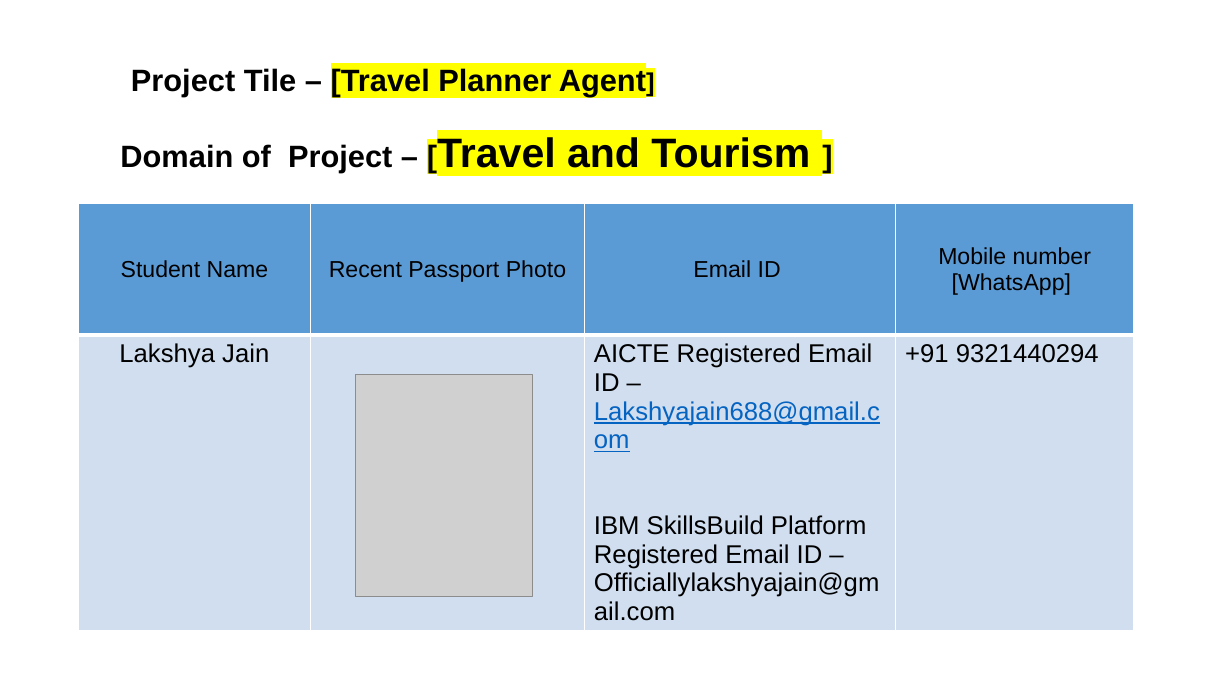
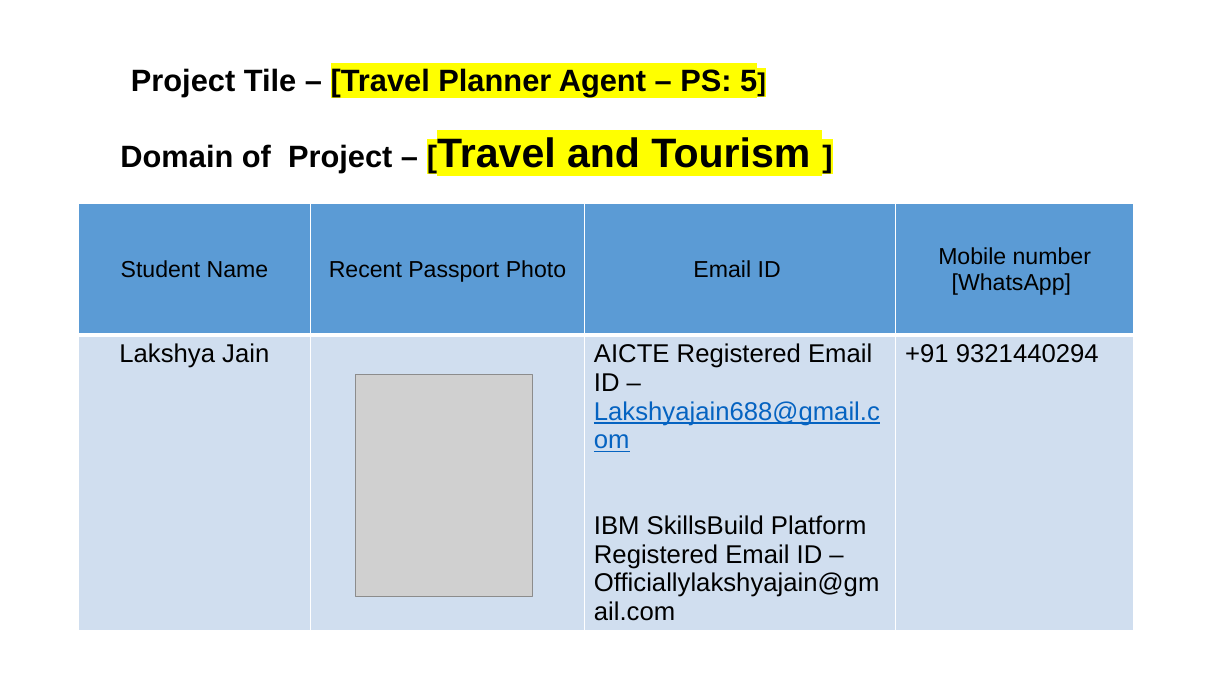
Before and after one commit to LakshyaJain779/IBM_SkillBuild_AICTE_Edunet_Foundation, a slide deck: slide 2 of AICTE_IBM_BOB_Project_TravelPlannerAgent_PS-5_Edunet_Foundation.pptx. Drawn at 1232x693 pixels with LibreOffice and Linux fonts; fonts in the diff are those of the drawing; grey boxes stand for pictures. Boxes give left, top, right and bottom in pixels: in the first picture for what was removed or moved away, otherwise in the second. Text is boxed around its words. In the diff, an @@ line names an element or a change of style, - is before the commit and + after.

```diff
--- a/AICTE_IBM_BOB_Project_TravelPlannerAgent_PS-5_Edunet_Foundation.pptx
+++ b/AICTE_IBM_BOB_Project_TravelPlannerAgent_PS-5_Edunet_Foundation.pptx
@@ text at <box>131,68,757,96</box>: text changed @@
-Project Tile – [Travel Planner Agent]
+Project Tile – [Travel Planner Agent – PS: 5]
```
Also in this commit, not shown: 3 other slides changed.
